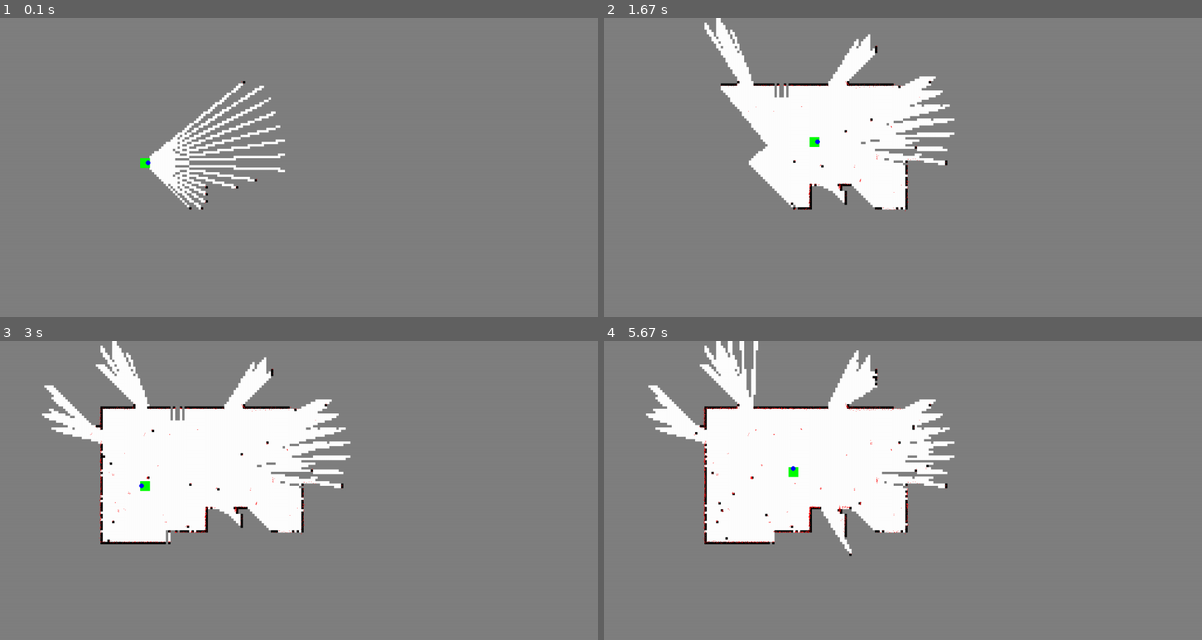
Above: before the commit, frames 1-4 (two rows, left to right).
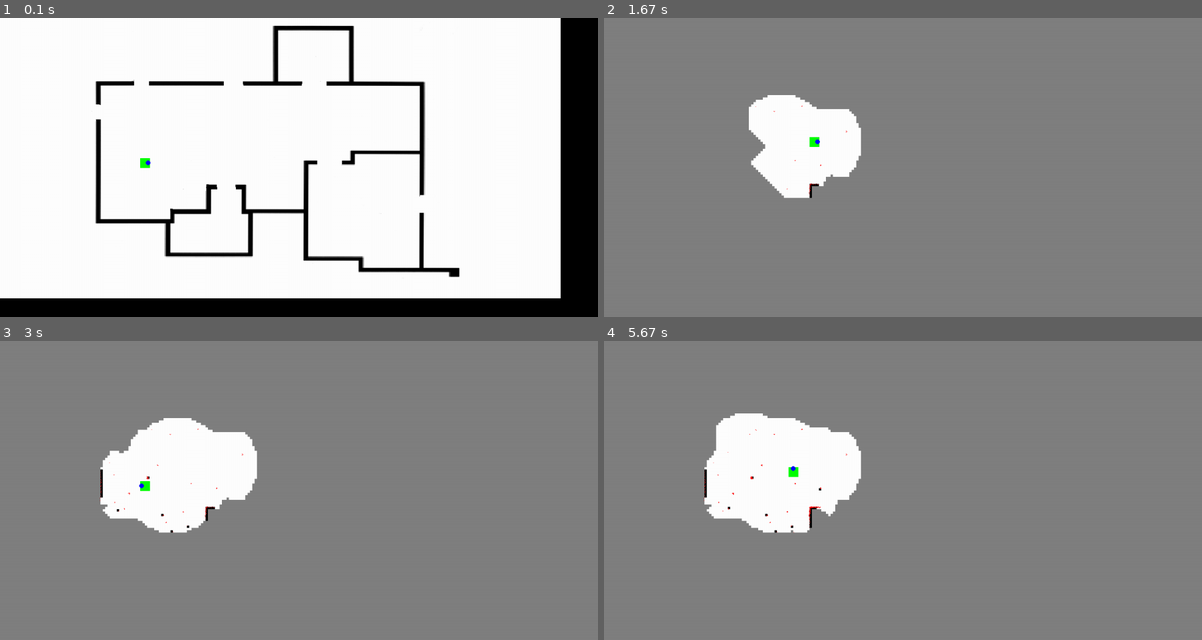
Above: after the commit, the same moments.

Repository: LuisPeMoraRod/drones_exploration_sim
Game: pygame game, started from src/simulation/main.py
Same seed, same stepped clock (60 frames per second), same inputs: the game is played once before the commit and once after it.
Inputs:
- Up to frame 1 (0.1 s): no input
- Up to frame 2 (1.67 s): hold Right 0.33-0.8 s; hold Up 0.83-1.13 s; hold Right 1.17-1.63 s
- Up to frame 3 (3 s): hold Left 1.67-2.2 s; hold Down 2.23-2.53 s; hold Left 2.57-2.97 s
- Up to frame 4 (5.67 s): hold Up 3-3.37 s; hold Right 3.4-4.03 s; hold Down 4.07-4.43 s; hold Left 4.47-4.93 s; hold Right 4.97-5.43 s; hold Up from 5.47 s (still down)

The runs differ from the first frame. In frame 1, 98% of the frame differs, in the area x 0-100%, y 0-100%; in frame 2, 7.7%; in frame 3, 10%; in frame 4, 10%.

Commit message:
refactor(grid): create OccupancyGrid class to abstract grid related methods

Diff:
--- a/src/simulation/constants.py
+++ b/src/simulation/constants.py
@@ -25,9 +25,10 @@
 SPEED: int = 5
 
 # Simulation parameters
-RANGE = 300
+RANGE = 100
 UNCERTAINTY = (0.5, 0.01)
 ANGULAR_SPEED = 4
+RAYS_AMOUNT = 50
 
 # Robot initial position
 INIT_X = 11
--- a/src/simulation/main.py
+++ b/src/simulation/main.py
@@ -25,10 +25,8 @@
             if event.type == pygame.QUIT:
                 running = False
 
-        # Sensing the environment
-        sensorData = robot.sense()
-        environment.storeData(sensorData)
-        environment.showData()
+        # Display the sensed points
+        environment.showSensorData()
 
         # Display the map with the updated data
         environment.map.blit(environment.resultMap, (0, 0))
--- a/src/simulation/map.py
+++ b/src/simulation/map.py
@@ -43,9 +43,9 @@
                 if point not in self.pointsCloud:
                     self.pointsCloud.append(point)
 
-    def showData(self) -> None:
+    def showSensorData(self) -> None:
         """
-        Display the data on the map.
+        Display the sensed data on the map.
         """
         for point in self.pointsCloud:
             self.resultMap.set_at(point, COLORS["RED"])
--- /dev/null
+++ b/src/simulation/occupancy_grid.py
@@ -0,0 +1,37 @@
+import pygame
+from constants import GRID_DIMENTIONS, GRID_VALUES
+
+
+class OccupancyGrid:
+    """
+    This class abstracts the occupancy grid used by the robot to navigate the environment.
+    It stores the grid that is composed of a linear structure that represents the cell of the map.
+
+    The grid will consist of a 2D array where each cell can have the possible values: unknown, free, obstacle, frontier, goal.
+
+    Also, it will store a list of frontiers.
+    The frontiers are the cells adjacent to unknown cells and they represent the potential areas to explore.
+    """
+
+    def __init__(self, map: pygame.Surface) -> None:
+        self.map = map  # pygame surface that represents the map
+        self.grid = self.setGrid(map)
+
+    def setGrid(self, map: pygame.Surface) -> list:
+        """
+        Create occupancy grid that is going to be used as a graph for the A* algorithm to find the path to the goal of every frontier (centroid)
+
+        The grid will consist of a 2D array where each cell can have the possible values: unknown, free, obstacle, frontier, goal
+
+        The cells will represent a 5x5 pixel area of the map. So the grid will have the same dimensions as the map but divided by 5.
+        For example, for a map of 640x1280 pixels, the grid will have 128x256 cells.
+
+        At the beginning, all cells will be unknown. The robot will update the cells as it explores the map.
+        """
+        grid = []
+        for i in range(0, map.get_height(), GRID_DIMENTIONS[1]):
+            row = []
+            for j in range(0, map.get_width(), GRID_DIMENTIONS[0]):
+                row.append(GRID_VALUES["UNKNOWN"])
+            grid.append(row)
+        return grid
--- a/src/simulation/robot.py
+++ b/src/simulation/robot.py
@@ -12,6 +12,7 @@
 import pygame
 from map import Map
 from sensors import LaserSensor
+from occupancy_grid import OccupancyGrid
 
 
 class Robot:
@@ -42,8 +43,8 @@
         self.direction = DIRECTIONS["RIGHT"]
         self.speed = speed
 
-        # Initialize the grid
-        self.grid = self.setGrid()
+        # Initialize the ocuppancy grid
+        self.grid = OccupancyGrid(self.map).grid
 
         # Initialize the laser sensor
         self.laser = LaserSensor(
@@ -57,33 +58,34 @@
             self.direction,
         )
 
-    def setGrid(self):
-        """
-        Create grid that is going to be used as a graph for the A* algorithm to find the path to the goal of every frontier (centroid)
-
-        The grid will consist of a 2D array where each cell can have the possible values: unknown, free, obstacle, frontier, goal
-
-        The cells will represent a 5x5 pixel area of the map. So the grid will have the same dimensions as the map but divided by 5.
-        For example, for a map of 640x1280 pixels, the grid will have 128x256 cells.
-
-        At the beginning, all cells will be unknown. The robot will update the cells as it explores the map.
-        """
-        grid = []
-        for i in range(0, self.map.get_height(), GRID_DIMENTIONS[1]):
-            row = []
-            for j in range(0, self.map.get_width(), GRID_DIMENTIONS[0]):
-                row.append(GRID_VALUES["UNKNOWN"])
-            grid.append(row)
-        return grid
+        # Store array of points that are detected by the sensor as obstacles
+        self.sensorData = []
+
+        # Store the frontiers of the occupancy grid
+        self.frontiers = []
 
     def sense(self):
         """
         Sense the environment using the laser sensor.
         """
+        # Update the laser sensor position
+        self.laser.position = self.position
         data = self.laser.sense()
         self.grid = self.laser.grid
-        self.environment.showGrid(self.grid)
-        return data
+        self.environment.showGrid(self.grid)  # Display the exploration grid on the map
+        self.environment.storeData(data)  # Update the map with the sensor data
+
+    def setFrontiers(self):
+        """
+        Find the frontiers of the occupancy grid.
+
+        The frontiers are the cells that are adjacent to the free cells and are unknown.
+        """
+        for i in range(len(self.grid)):
+            for j in range(len(self.grid[i])):
+                if self.grid[i][j] == GRID_VALUES["FREE"]:
+                    if self.isFrontier(i, j):
+                        self.frontiers.append((i, j))
 
     def draw(self, surface: pygame.Surface):
         """
@@ -126,21 +128,25 @@
             self.direction = self.laser.direction = DIRECTIONS["UP"]
             if not self.isWallCollision():
                 self.moveUp()
+                self.sense()
+
         if keys[pygame.K_DOWN]:
             self.direction = self.laser.direction = DIRECTIONS["DOWN"]
             if not self.isWallCollision():
                 self.moveDown()
+                self.sense()
+
         if keys[pygame.K_LEFT]:
             self.direction = self.laser.direction = DIRECTIONS["LEFT"]
             if not self.isWallCollision():
                 self.moveLeft()
+                self.sense()
+
         if keys[pygame.K_RIGHT]:
             self.direction = self.laser.direction = DIRECTIONS["RIGHT"]
             if not self.isWallCollision():
                 self.moveRight()
-
-        # Update the laser sensor position
-        self.laser.position = self.position
+                self.sense()
 
     def isWallCollision(self) -> bool:
         """
--- a/src/simulation/sensors.py
+++ b/src/simulation/sensors.py
@@ -1,7 +1,7 @@
 import pygame
 from math import pi, cos, sin, sqrt
 import numpy as np
-from constants import COLORS, DIRECTIONS, GRID_VALUES
+from constants import COLORS, DIRECTIONS, GRID_VALUES, RAYS_AMOUNT
 
 
 class LaserSensor:
@@ -44,7 +44,7 @@
         )  # ending angle is 90 degrees from the starting angle
 
         for angle in np.linspace(
-            phi_start, phi_end, 15, False
+            phi_start, phi_end, RAYS_AMOUNT, False
         ):  # 15 rays distributed over 90 degrees
             # calculate the end point of the ray
             x2 = x1 + self.range * cos(angle)
